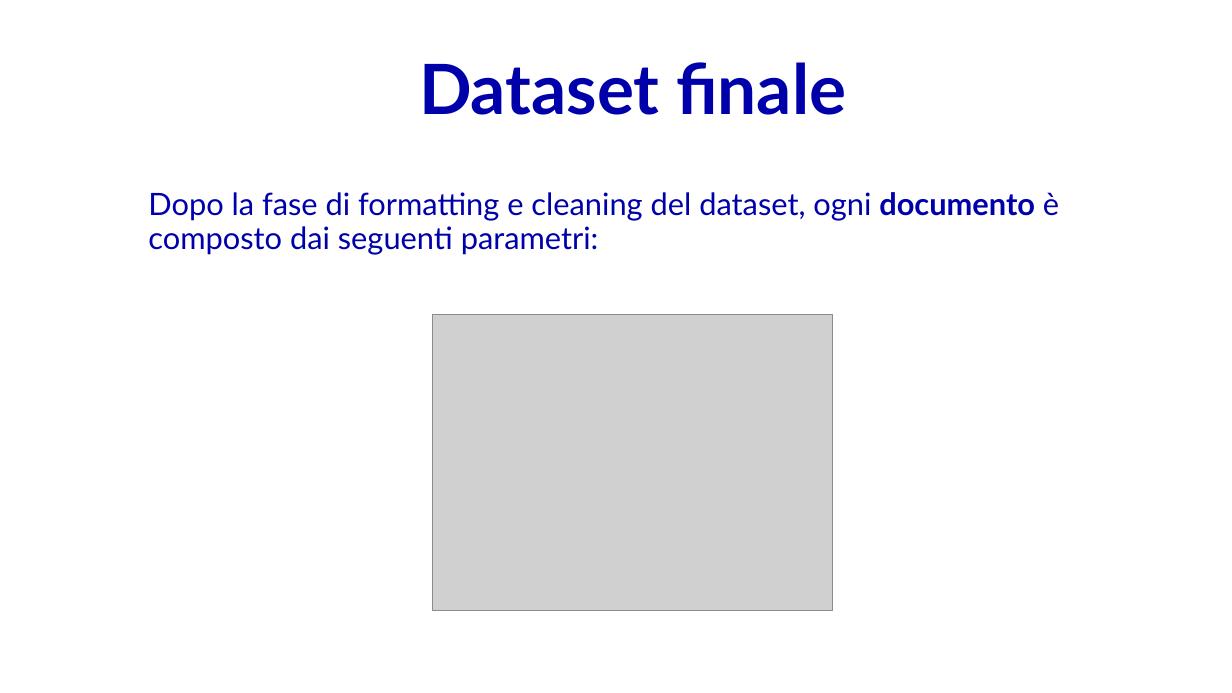
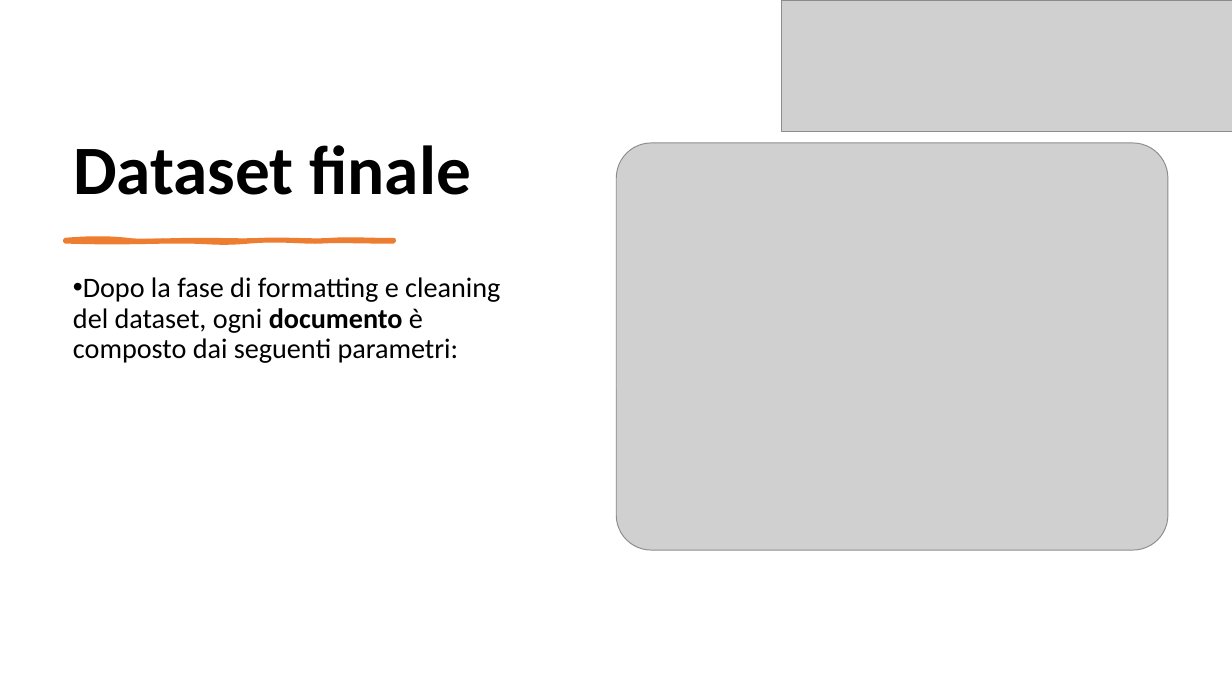
Before and after one commit to Robertales/tripdata-bike-chicago-bd2, a slide deck: slide 3 of presentazione/presentazioneBD2BarberisRobertazzi.pptx. Drawn at 1232x693 pixels with LibreOffice and Linux fonts; fonts in the diff are those of the drawing; grey boxes stand for pictures. Boxes give left, top, right and bottom in pixels: in the first picture for what was removed or moved away, otherwise in the second. Text is boxed around its words. In the diff, an @@ line names an element or a change of style, - is before the commit and + after.

```diff
--- a/presentazione/presentazioneBD2BarberisRobertazzi.pptx
+++ b/presentazione/presentazioneBD2BarberisRobertazzi.pptx
@@ picture added at box(782, 0, 1232, 131) @@
@@ title "Dataset finale": place and size @@
-title "Dataset finale" at box(419, 62, 846, 115)
+title "Dataset finale" at box(73, 145, 471, 195)
@@ title "Dataset finale" at box(73, 145, 471, 195): font Lato to Calibri, text colour #0000AB to #000000; alignment centre to left; vertical alignment top to bottom @@
@@ picture: place and size @@
-picture at box(433, 315, 833, 611)
+picture at box(616, 143, 1168, 551)
@@ text "Dopo la fase di formatting ...": place and size @@
-text "Dopo la fase di formatting ..." at box(148, 192, 1059, 255)
+text "Dopo la fase di formatting ..." at box(73, 277, 500, 363)
@@ text "Dopo la fase di formatting ..." at box(73, 277, 500, 363): size 24 to 22 pt, font Lato to Calibri, text colour #0000AB to #000000; bullet none to • @@
@@ freeform shape added at box(65, 240, 394, 242), fill #ED7D31, outline #ED7D31 3 pt @@
```
Also in this commit, not shown: 6 other slides changed, 12 slides added, 2 other files.
